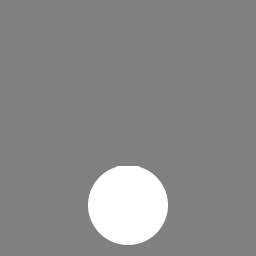
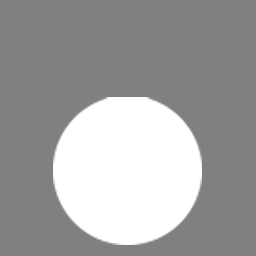
Before/after of a 256 x 256 layered artwork. What changed in the layer stack:
painted on "Layer 0" over bbox(53, 97, 202, 245)
